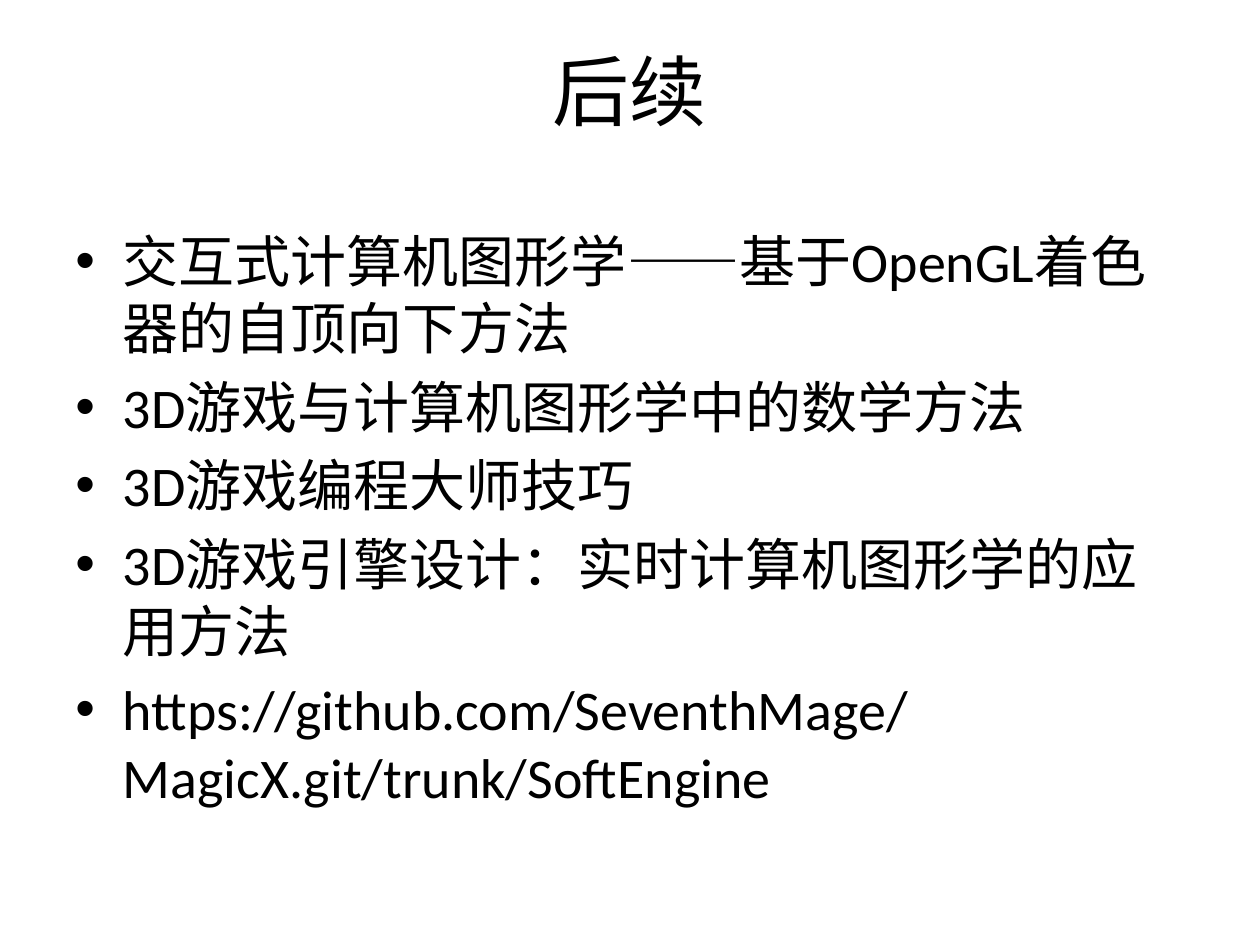
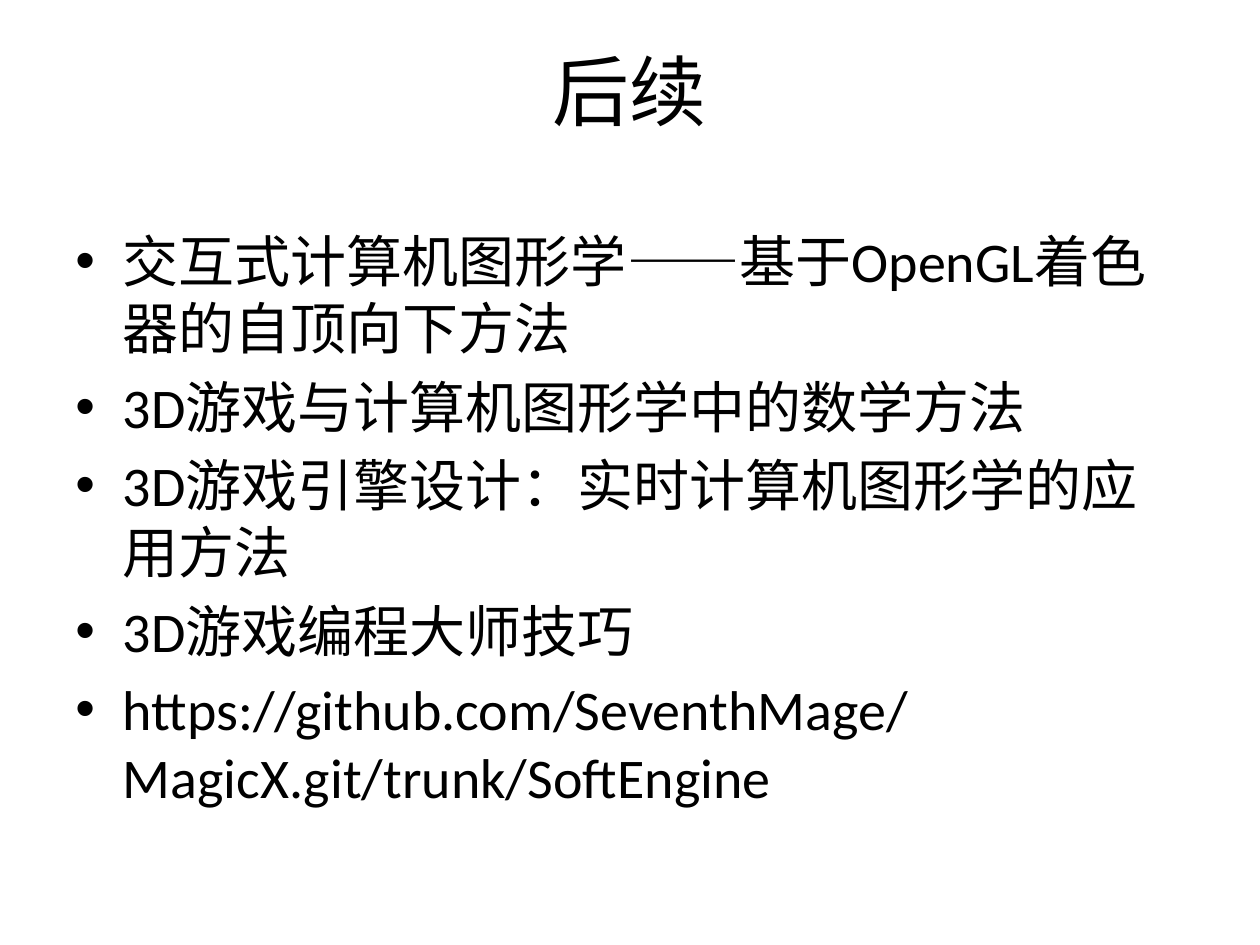
Before and after one commit to SeventhMage/MagicX, a slide deck: slide 53 of SoftEngine/doc/SoftwareRender.pptx. Drawn at 1260x945 pixels with LibreOffice and Linux fonts; fonts in the diff are those of the drawing; background and template pictures are left out. Boxes give left, top, right and bottom in pixels: in the first picture for what was removed or moved away, otherwise in the second. Text is boxed around its words. In the diff, an @@ line names an element or a change of style, - is before the commit and + after.

```diff
--- a/SoftEngine/doc/SoftwareRender.pptx
+++ b/SoftEngine/doc/SoftwareRender.pptx
@@ text at bbox=[123, 459, 1138, 578]: paragraph added @@
+• 3D游戏引擎设计：实时计算机图形学的应用方法
@@ text at bbox=[123, 538, 1138, 657]: paragraph removed @@
-• 3D游戏引擎设计：实时计算机图形学的应用方法
```
Also in this commit, not shown: 4 other slides changed, 2 other files.
